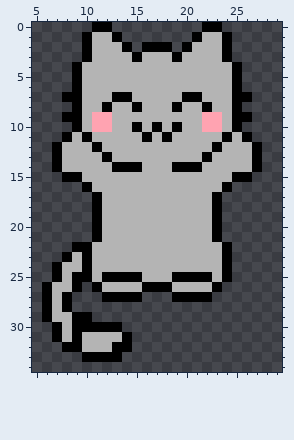
File history of a pixel-art sprite, sprites/tom.png. The picture above was drawn from the file before the commit.
The file is 35x35 pixels. Shown: x 5..29, y 0..34.
Once edited:
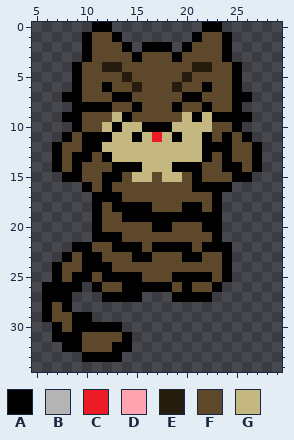
Palette (. is transparent): A #000000  B #b4b4b4  C #ed1c24  D #ffa3b1  E #261c0e  F #5e482c  G #c4b780
Change:
@@ x 5..29 @@
  0 ......AA.........AA......
- 1 .....ABBA.......ABBA.....
- 2 .....ABBBA.AAA.ABBBA.....
- 3 .....ABBBBABBBABBBBA.....
- 4 ....ABBBBBBBBBBBBBBBA....
- 5 ....ABBBBBBBBBBBBBBBA....
- 6 ....ABBBBBBBBBBBBBBBA....
- 7 ...AABBBAABBBBBAABBBAA...
- 8 ....ABBABBABBBABBABBA....
- 9 ...AABDDBBBBBBBBBDDBAA...
-10 ....ABDDBBABABABBDDBA....
-11 ...ABABBBBBABABBBBBABA...
-12 ..ABBBABBBBBBBBBBBABBBA..
-13 ..ABBBBABBBBBBBBBABBBBA..
-14 ..ABBBBBAAABBBAAABBBBBA..
-15 ...AABBBBBBBBBBBBBBBAA...
-16 .....ABBBBBBBBBBBBBA.....
-17 ......ABBBBBBBBBBBA......
-18 ......ABBBBBBBBBBBA......
-19 ......ABBBBBBBBBBBA......
-20 ......ABBBBBBBBBBBA......
-21 ......ABBBBBBBBBBBA......
-22 ....AABBBBBBBBBBBBBA.....
-23 ...ABABBBBBBBBBBBBBA.....
-24 ..ABBABBBBBBBBBBBBBA.....
-25 ..ABAABAAAABBBAAAABA.....
-26 .ABBA.ABBBBAAABBBBA......
-27 .ABA...AAAA...AAAA.......
-28 .ABA.....................
-29 .ABBAA...................
-30 ..ABAAAAA................
-31 ..ABABBBBA...............
-32 ...AABBBAA...............
+ 1 .....AFFA.......AFFA.....
+ 2 .....AFFFA.AAA.AFFFA.....
+ 3 .....AFFFFAFFFAFFFFA.....
+ 4 ....AFFEEFFFFFFFEEFFA....
+ 5 ....AFFFFEFFFFFEFFFFA....
+ 6 ....AFFAFFEFFFEFFAFFA....
+ 7 ...AAFFFAAFFFFFAAFFFAA...
+ 8 ....AAAAFFAFFFAFFAFFA....
+ 9 ...AAFFFGAFFFFFGAGAAAA...
+10 ....AFFGAGGAAAGGGGFFA....
+11 ...AFAAAGGAGCGAGGAFAFA...
+12 ..AFFAAGGGGGGGGGGAAAFFA..
+13 ..AFAAFAGGGGGGGGGAFAFFA..
+14 ..AFAFFFAAAGGGAAAFFAAFA..
+15 ...AAFFAAFGGFGGFAFFFAA...
+16 .....AFAFFFFFFFFAAAA.....
+17 ......AAAFFFFFFFFFA......
+18 ......AFAAAAFFFAAFA......
+19 ......AFFAAAAAAAAAA......
+20 ......AFFFFFAAFFFAA......
+21 ......AAAFFFFFFFFFA......
+22 ....AAFFAAAFAAAAFAAA.....
+23 ...AFAAFFFAAFFFAAFFA.....
+24 ..AFFAAAFFFFFFFFFFFA.....
+25 ..AFAAFAAAAFFFAAAAFA.....
+26 .AAAA.AFFAAAAAFAFFA......
+27 .AAA...AAAA...AAAA.......
+28 .AFA.....................
+29 .AFFAA...................
+30 ..AFAAAAA................
+31 ..AAAFFFFA...............
+32 ...AAFFFAA...............
 33 .....AAAA................
Changed places in both pictures, as pixel boxes (x1, y1, x2, y2):
changed: (52, 32, 252, 352)
